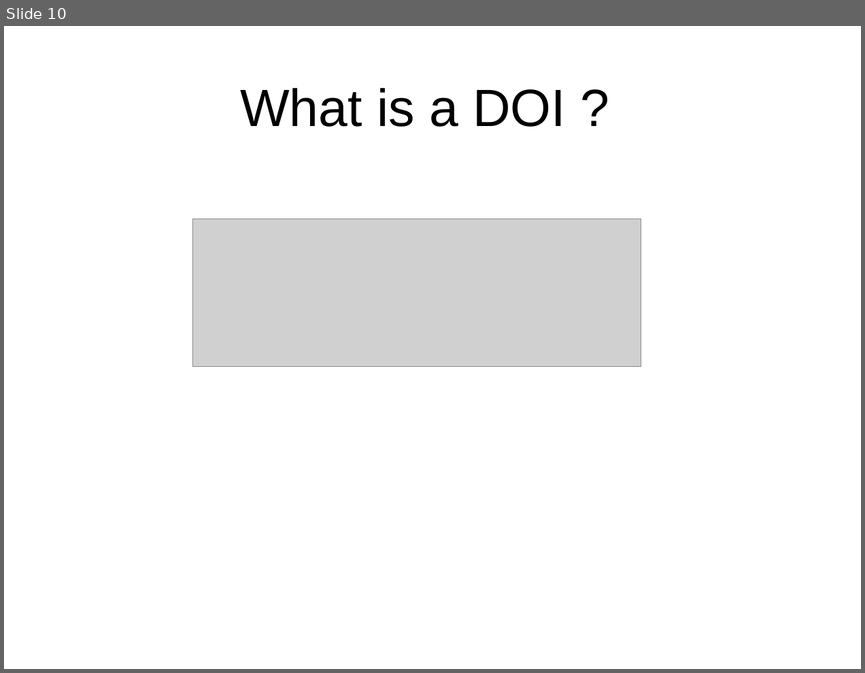
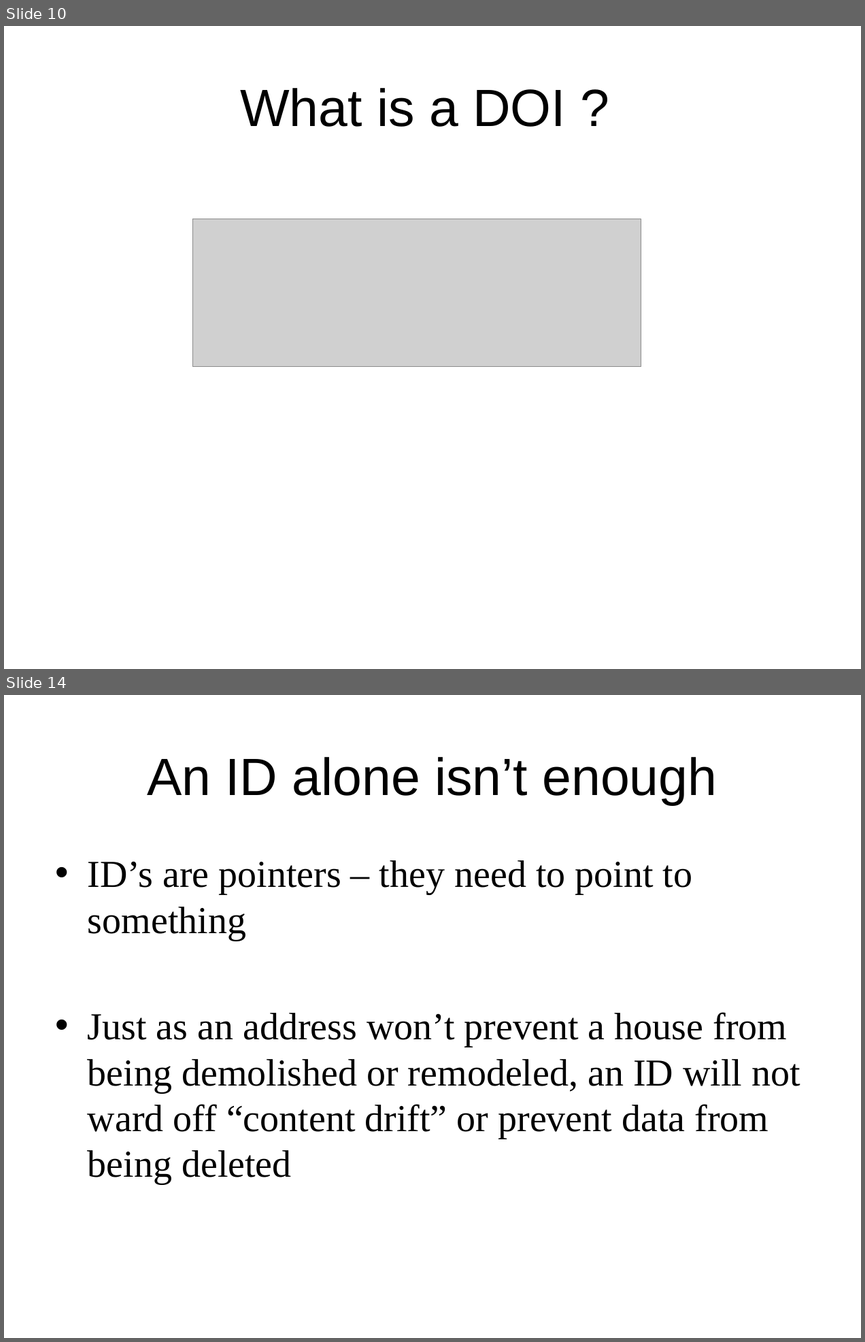
Before and after one commit to DataCurationWorkshop/HongKongCurationWorkshop, a slide deck: Day_1/Lectures/Slides/Day_1_Lecture_Identifier.pptx. Shown one above the other, each under a label of ours: slide 10 before the commit, slides 10 and 14 after it; the slides between them are not shown. The pictures are 865x673 and 865x1342 pixels, drawn with LibreOffice and Linux fonts; fonts in the diff are those of the drawing; grey boxes stand for pictures; background and template pictures are left out. Boxes give left, top, right and bottom in pixels: in the first picture for what was removed or moved away, otherwise in the second. Text is boxed around its words. In the diff, an @@ line names an element or a change of style, - is before the commit and + after.

```diff
--- a/Day_1/Lectures/Slides/Day_1_Lecture_Identifier.pptx
+++ b/Day_1/Lectures/Slides/Day_1_Lecture_Identifier.pptx
@@ slide 14 added at <box>4,695,861,1338</box>, background #FFFFFF @@
@@ title added at <box>147,757,717,805</box>, 44 pt, text #000000 @@
+An ID alone isn’t enough
@@ text added at <box>88,860,800,1184</box>, 32 pt, text #000000 @@
+• ID’s are pointers – they need to point to something
+• Just as an address won’t prevent a house from being demolished or remodeled, an ID will not ward off “content drift” or prevent data from being deleted
```
Also in this commit, not shown: 2 slides changed, 3 other slides added, 1 slide removed.
